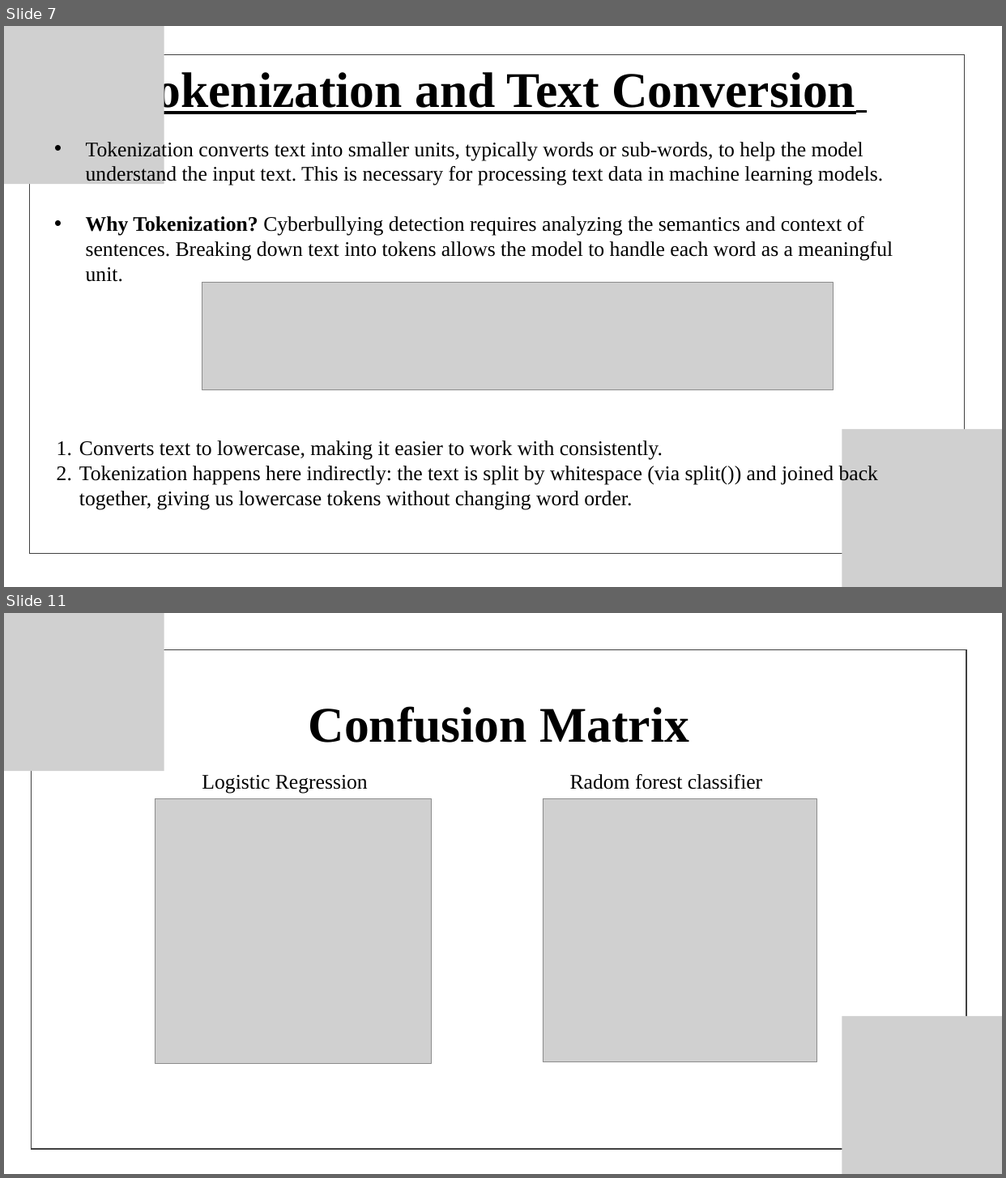
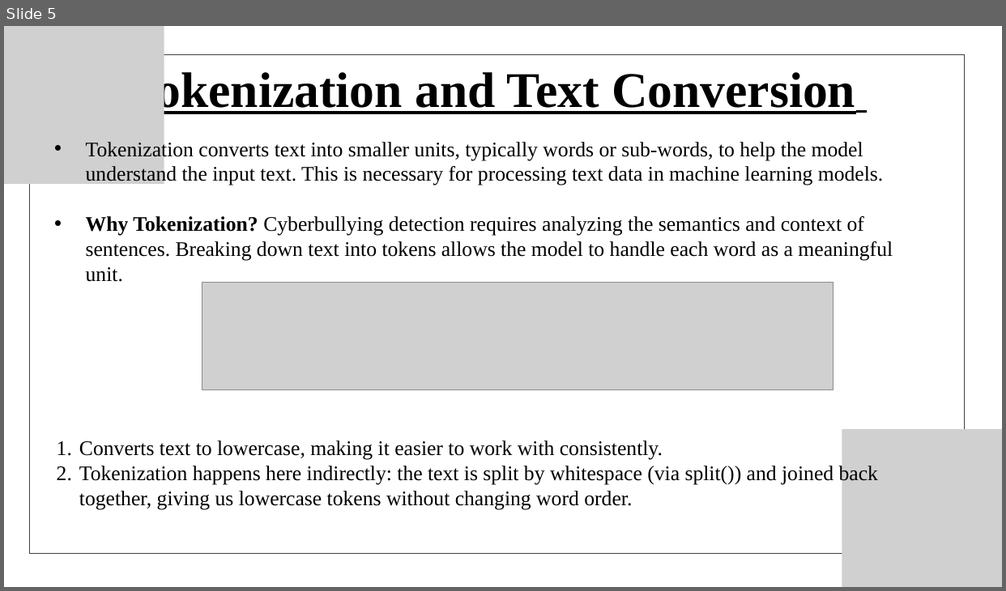
Before and after one commit to krishsai08/cyberbyllying-classification, a slide deck: RNN_LSTM_models/Documentation & ppt/PRESENTATION.pptx. Shown one above the other, each under a label of ours: slides 7 and 11 before the commit, slide 5 after it; the slides between them are not shown. The pictures are 1006x1178 and 1006x591 pixels, drawn with LibreOffice and Linux fonts; fonts in the diff are those of the drawing; grey boxes stand for pictures. Boxes give left, top, right and bottom in pixels: in the first picture for what was removed or moved away, otherwise in the second. Text is boxed around its words. In the diff, an @@ line names an element or a change of style, - is before the commit and + after.

```diff
--- a/RNN_LSTM_models/Documentation & ppt/PRESENTATION.pptx
+++ b/RNN_LSTM_models/Documentation & ppt/PRESENTATION.pptx
@@ slide 11 removed at [4,613,1002,1174], background #FFFFFF @@
@@ picture removed at [4,613,164,771] @@
@@ freeform shape removed at [32,650,966,1149] @@
@@ text removed at [309,706,689,743] @@
-Confusion Matrix
@@ text removed at [202,774,762,793] @@
-Logistic Regression Radom forest classifier
@@ picture removed at [155,798,431,1063] @@
@@ picture removed at [543,798,816,1062] @@
@@ picture removed at [842,1016,1002,1174] @@
@@ what was slide 7 is now slide 5 @@
```
Also in this commit, not shown: 10 slides changed, 4 slides added, 11 other slides removed.
